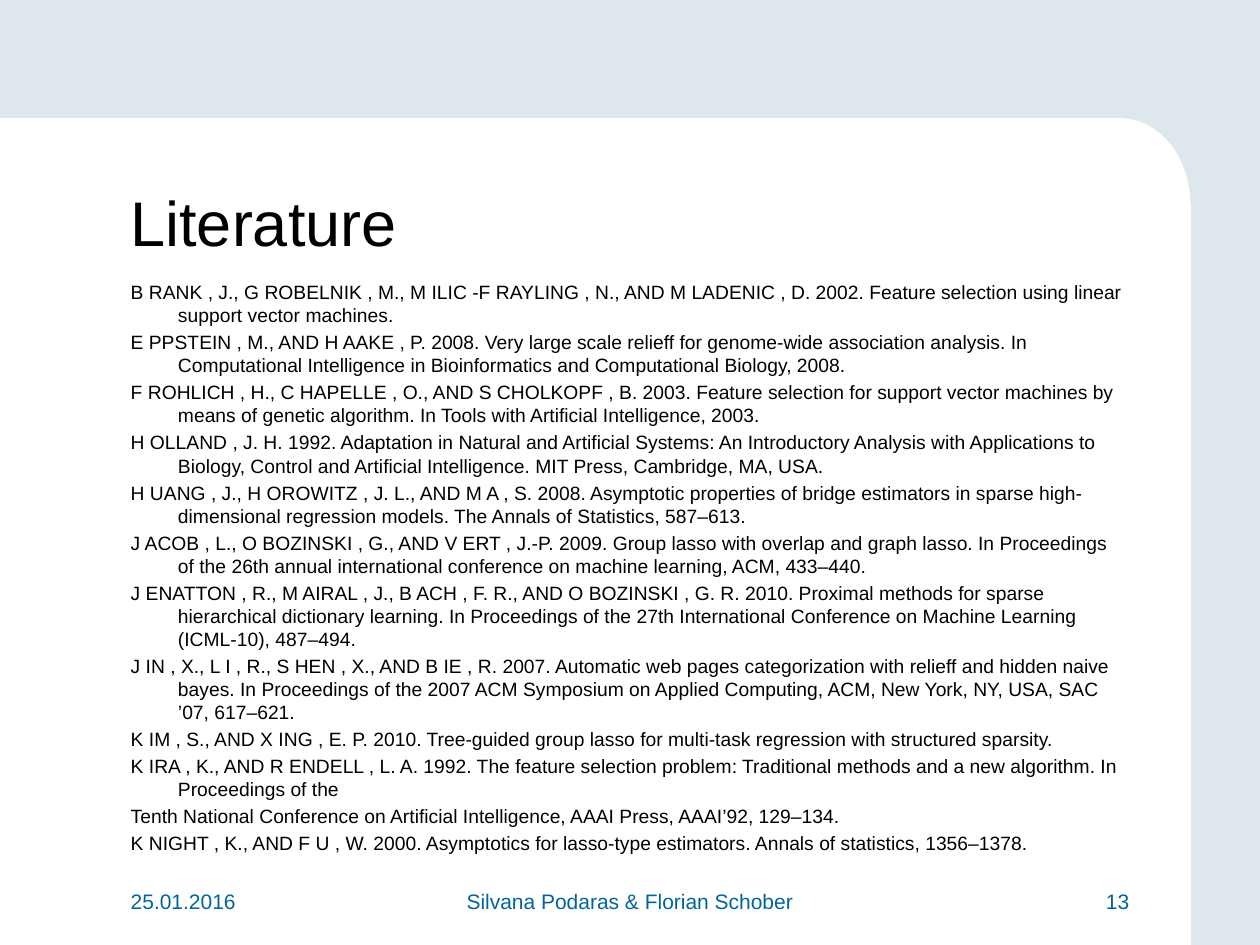
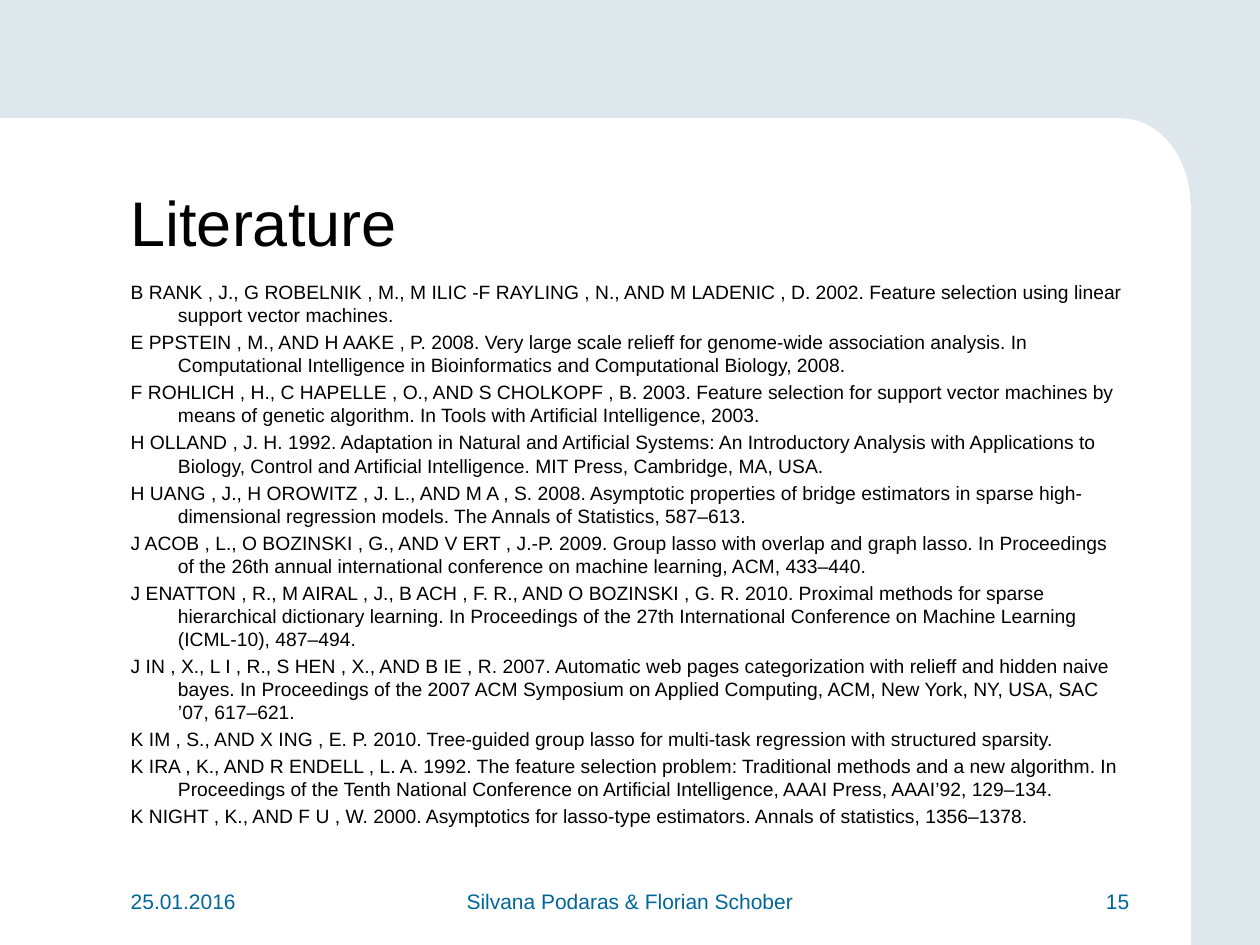
Before and after one commit to teretrus/VisSeminar, a slide deck: slide 15 of presentation/Flo.pptx (slide 13 before the commit). Drawn at 1260x945 pixels with LibreOffice and Linux fonts; fonts in the diff are those of the drawing; background and template pictures are left out. Boxes give left, top, right and bottom in pixels: in the first picture for what was removed or moved away, otherwise in the second. Text is boxed around its words. In the diff, an @@ line names an element or a change of style, - is before the commit and + after.

```diff
--- a/presentation/Flo.pptx
+++ b/presentation/Flo.pptx
@@ text at (x1=131, y1=759, x2=1116, y2=800): text changed @@
-K IRA , K., AND R ENDELL , L. A. 1992. The feature selection problem: Traditional methods and a new algorithm. In Proceedings of the
-Tenth National Conference on Artificial Intelligence, AAAI Press, AAAI’92, 129–134.
+K IRA , K., AND R ENDELL , L. A. 1992. The feature selection problem: Traditional methods and a new algorithm. In Proceedings of the Tenth National Conference on Artificial Intelligence, AAAI Press, AAAI’92, 129–134.
@@ page number at (x1=1106, y1=894, x2=1129, y2=910): text changed @@
-13
+15
```
Also in this commit, not shown: 2 other slides changed, 2 slides added, 3 other files.
